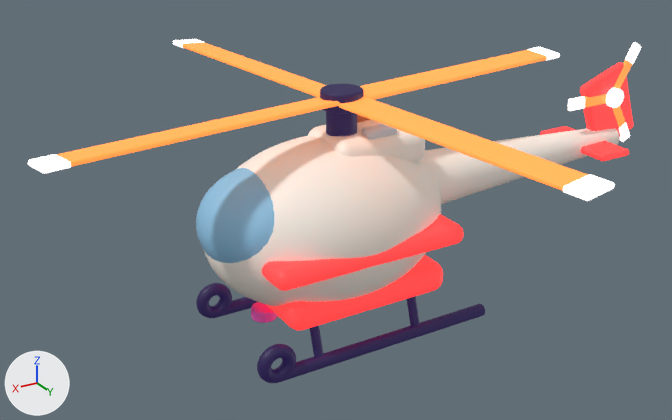
The glTF model public/models/heli.glb, before and after one commit.
Before and after are seen from a 50 mm camera at (5.15, 7.8, 5.24) aimed at (0.32, -0.24, 1.22). Arrows for +X, +Y and +Z are at lower left; the lights stay in place. The first picture is the older version. Where no turn or scale is listed for an object, it has been applied to the vertices.

The scene before the commit, as lines of its bpy script (objects in view):
```python
me_heli_005 = bpy.data.meshes.new('heli.005')
me_heli_005.from_pydata(...)  # 10302 vertices, 20532 faces; spans x -2.97..2.97, y -0.96..0.96, z -1.25..1.25
me_heli_005.materials.append(mat_toy)
me_rotor_005 = bpy.data.meshes.new('rotor.005')
me_rotor_005.from_pydata(...)  # 1726 vertices, 3416 faces; spans x -3.2..3.2, y -3.2..3.2, z -0.1..0.1
me_rotor_005.materials.append(mat_toy)
me_tail_rotor_005 = bpy.data.meshes.new('tail_rotor.005')
me_tail_rotor_005.from_pydata(...)  # 1422 vertices, 2816 faces; spans x -0.557..0.557, y -0.067..0.067, z -0.64..0.64
me_tail_rotor_005.materials.append(mat_toy)
ob_heli_005 = bpy.data.objects.new('heli.005', me_heli_005)
ob_heli_005.location = (-0.959, 0.0, 1.25)
ob_rotor_005 = bpy.data.objects.new('rotor.005', me_rotor_005)
ob_rotor_005.location = (0.4, 0.0, 2.55)
ob_tail_rotor_005 = bpy.data.objects.new('tail_rotor.005', me_tail_rotor_005)
ob_tail_rotor_005.location = (-3.302, 0.073, 2.0)
```
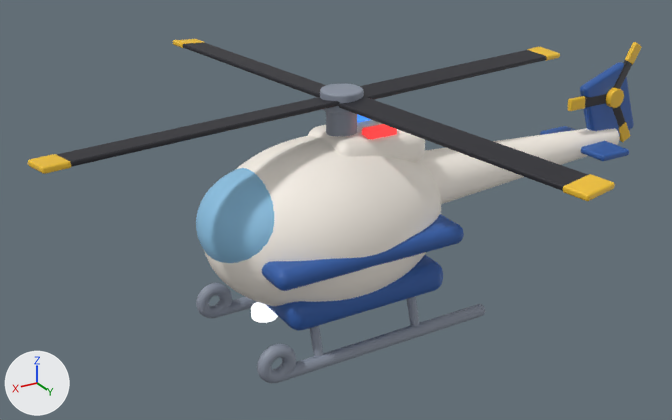
Pixel boxes [x1, y1, x2, y2] of what changed, in the pictures (672 x 420 px):
part 1 of me_rotor_005, surface changed (orange to grey): [28, 39, 615, 201] in both
part 2 of me_tail_rotor_005, surface changed (darker): [568, 42, 641, 142] in both
part 3 of me_heli_005, surface changed: [196, 62, 634, 383] in both

The change, as a list of edits to the scene's bpy script:
```text
Change me_rotor_005:
    where me_rotor_005.from_pydata(...)  # 1726 vertices, 3416 faces; spans x -3.2..3.2, y -3.2..3.2, z -0.1..0.1
    used by ob_rotor_005; location = (0.4, 0.0, 2.55)
    me_rotor_005 part 1: texture (UV) coordinates of 3416 of 3416 faces, centred in x -3.2..3.2, y -3.2..3.2, z -0.1..0.1, changed; they spanned u 0.69..0.94, v 0.38..0.38 and now span u 0.69..0.94, v 0.5..0.5
Change me_tail_rotor_005:
    where me_tail_rotor_005.from_pydata(...)  # 1422 vertices, 2816 faces; spans x -0.557..0.557, y -0.067..0.067, z -0.64..0.64
    used by ob_tail_rotor_005; location = (-3.302, 0.073, 2.0)
    me_tail_rotor_005 part 2: texture (UV) coordinates of 2816 of 2816 faces, centred in x -0.556..0.557, y -0.067..0.067, z -0.64..0.64, changed; they spanned u 0.81..0.94, v 0.38..0.38 and now span u 0.81..0.94, v 0.5..0.5
Change me_heli_005:
    where me_heli_005.from_pydata(...)  # 10302 vertices, 20532 faces; spans x -2.97..2.97, y -0.96..0.96, z -1.25..1.25
    used by ob_heli_005; location = (-0.959, 0.0, 1.25)
    me_heli_005 part 3: 20402 kept faces spanning x -2.97..2.97, y -0.96..0.96, z -1.25..1.25 get new texture (UV) coordinates
```
